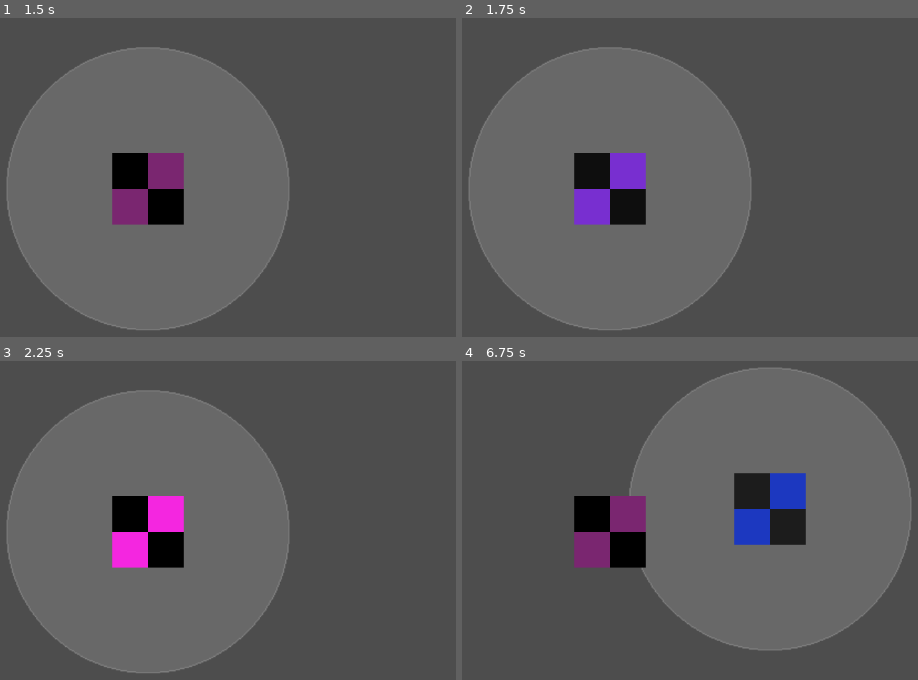
Above: before the commit, frames 1-4 (two rows, left to right).
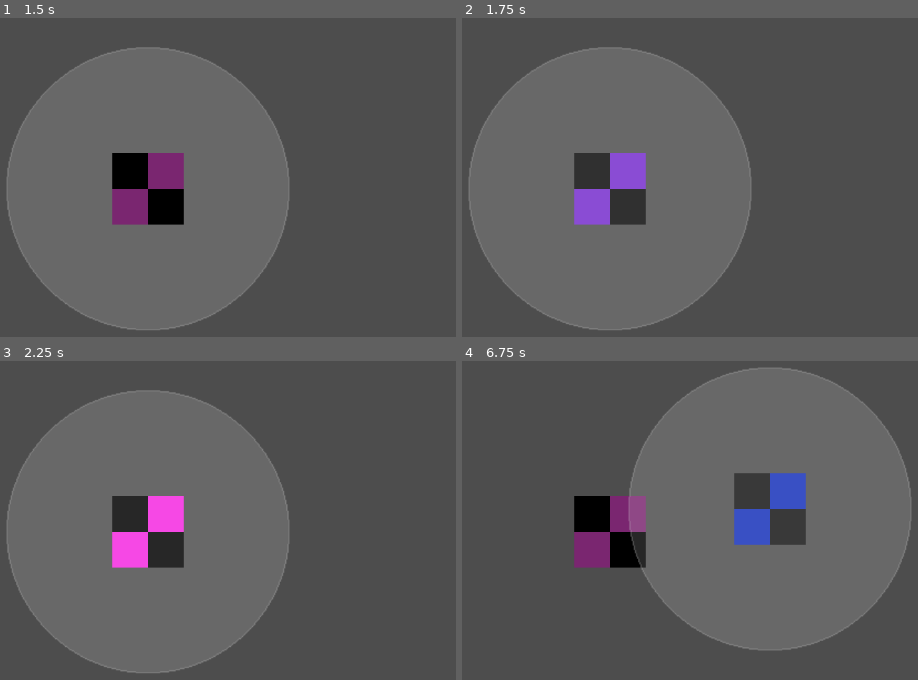
Above: after the commit, the same moments.

Repository: ingsmployee/bracktwinkjamminit
Game: Godot game, scene res://Assets/Scenes/main.tscn
Same seed, same stepped clock (60 frames per second), same inputs: the game is played once before the commit and once after it.
Inputs (mouse positions are in pixels of both pictures, inside the frame that each line leads up to):
- Up to frame 1 (1.5 s): tap Enter at 0.5 s; move the mouse to (outside the picture) at 0.52 s; press the mouse at (outside the picture) at 0.53 s; tap Space at 1.25 s; move the mouse to (145, 187) at 1.27 s; release the mouse at (145, 187) at 1.28 s; tap Q (build_a) at 1.35 s
- Up to frame 2 (1.75 s): click (607, 187) at 1.55 s
- Up to frame 3 (2.25 s): move the mouse to (145, 533) at 2.02 s; hold Middle mouse button (camera_pan) from 2.03 s (still down)
- Up to frame 4 (6.75 s): click (607, 533) at 2.3 s; tap Enter at 2.75, 4.25 s; move the mouse to (731, 600) at 2.77 s; release Middle mouse button (camera_pan) at 2.78 s; click (731, 600) at 2.85 s; tap Space at 3.5, 5 s; move the mouse to (outside the picture) at 3.52 s; press the mouse at (outside the picture) at 3.53 s; right-click (outside the picture) at 3.6 s; move the mouse to (530, 440) at 4.27 s; release the mouse at (530, 440) at 4.28 s; tap Mouse wheel down (mouse_wheel_down) at 4.35 s; click (530, 440) at 4.55 s; move the mouse to (808, 507) at 5.02 s; press the mouse at (808, 507) at 5.03 s; tap Mouse wheel up (mouse_wheel_up) at 5.1 s; move the mouse to (648, 396) at 5.77 s; release the mouse at (648, 396) at 5.78 s; click (648, 396) at 5.85 s; move the mouse to (outside the picture) at 6.52 s; press the mouse at (outside the picture) at 6.53 s; tap Q (build_a) at 6.6 s

Frame 1 is identical in both runs. In frame 2, 3.5% of the frame differs, in the area x 24-41%, y 42-65%; in frame 3, 3.5%; in frame 4, 4.1%, in the area x 36-76%, y 35-65%.

Commit message:
i forgot honestly

Diff:
--- a/dogsbuilddogsbuilddogs/Assets/Code/building.gd
+++ b/dogsbuilddogsbuilddogs/Assets/Code/building.gd
@@ -21,6 +21,7 @@
 	if event.is_action_pressed("mouse_primary") && mouse_hovered && get_parent().get_parent().placement == null:
 		var tween = get_tree().create_tween()
 		tween.tween_property($"highlight areas", "modulate", Color(1,1,1,1), 0.3)
+		$Sprite2D.z_index = 3
 		print(prox_bonus_amount)
 
 func _on_area_2d_building_mouse_entered() -> void:
@@ -28,6 +29,7 @@
 
 func place() -> void:
 	$Sprite2D.self_modulate = Color(1,1,1,1)
+	$Sprite2D.z_index = 1
 	prox_bonus_amount = [0,0,0]
 	for building in buildings_touched:
 		building.get_node("Sprite2D").self_modulate = Color(1,1,1,1)
@@ -42,6 +44,7 @@
 func _on_area_2d_building_mouse_exited() -> void:
 	var tween = get_tree().create_tween()
 	tween.tween_property($"highlight areas", "modulate", Color(1,1,1,0), 0.3)
+	$Sprite2D.z_index = 1
 	mouse_hovered = false
 
 
--- a/dogsbuilddogsbuilddogs/Assets/Scenes/Buildings/fun_tennis_ball.tscn
+++ b/dogsbuilddogsbuilddogs/Assets/Scenes/Buildings/fun_tennis_ball.tscn
@@ -184,7 +184,7 @@
 script = ExtResource("1_qeawe")
 
 [node name="highlight areas" type="Node2D" parent="."]
-z_index = 1
+z_index = 2
 
 [node name="Sprite2DProxBonus" type="Sprite2D" parent="highlight areas"]
 modulate = Color(1, 1, 1, 0.439216)
@@ -192,7 +192,7 @@
 texture = ExtResource("2_6nyao")
 
 [node name="Sprite2D" type="Sprite2D" parent="."]
-z_index = 2
+z_index = 3
 texture = ExtResource("1_dv67g")
 
 [node name="ProximityBonusArea2D" type="Area2D" parent="."]
